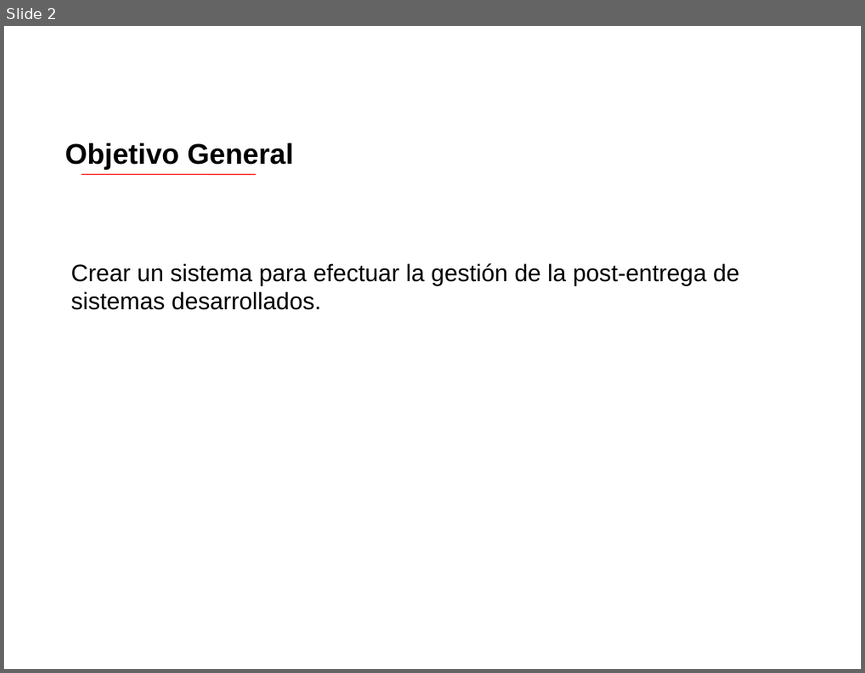
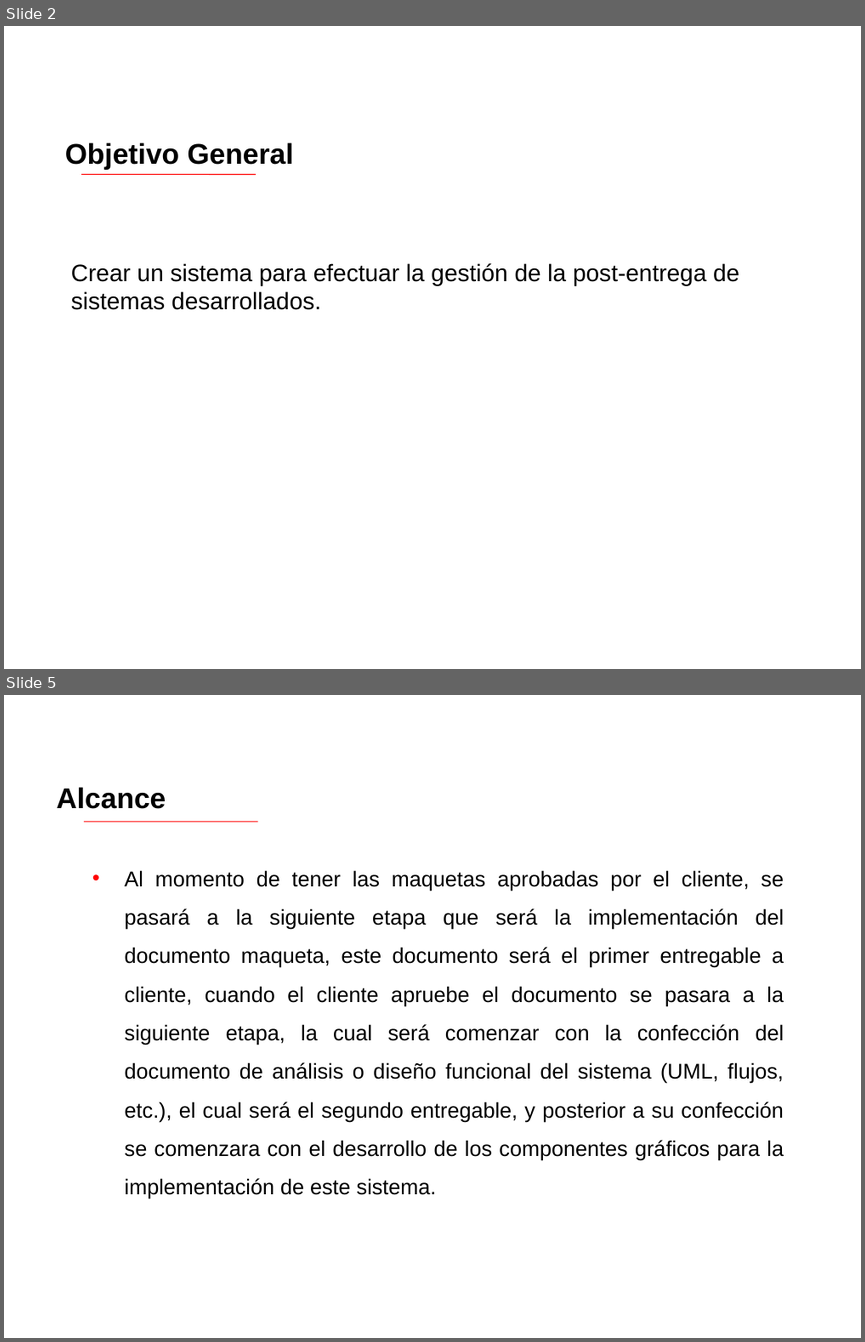
Before and after one commit to luxohcf/sgm-lazos, a slide deck: Ante-Proyecto (entrega 20130909)/Documentación/Presentación Ante-proyecto.ppt. Shown one above the other, each under a label of ours: slide 2 before the commit, slides 2 and 5 after it; the slides between them are not shown. The pictures are 865x673 and 865x1342 pixels, drawn with LibreOffice and Linux fonts; fonts in the diff are those of the drawing; background and template pictures are left out. Boxes give left, top, right and bottom in pixels: in the first picture for what was removed or moved away, otherwise in the second. Text is boxed around its words. In the diff, an @@ line names an element or a change of style, - is before the commit and + after.

```diff
--- a/Ante-Proyecto (entrega 20130909)/Documentación/Presentación Ante-proyecto.ppt
+++ b/Ante-Proyecto (entrega 20130909)/Documentación/Presentación Ante-proyecto.ppt
@@ slide 5 added at [4, 695, 861, 1338], background picture (left out) @@
@@ text added at [57, 787, 166, 809], 24 pt, text #000000, bold @@
+Alcance
@@ line added from (84, 822) to (257, 822), #FF0000 0.74 pt @@
@@ text added at [125, 870, 784, 1199], 18 pt, text #000000 @@
+• Al momento de tener las maquetas aprobadas por el cliente, se pasará a la siguiente etapa que será la implementación del documento maqueta, este documento será el primer entregable a cliente, cuando el cliente apruebe el documento se pasara a la siguiente etapa, la cual será comenzar con la confección del documento de análisis o diseño funcional del sistema (UML, flujos, etc.), el cual será el segundo entregable, y posterior a su confección se comenzara con el desarrollo de los componentes gráficos para la implementación de este sistema.
```
Also in this commit, not shown: 2 slides changed, 4 other slides added, 1 slide removed, 3 other files.
